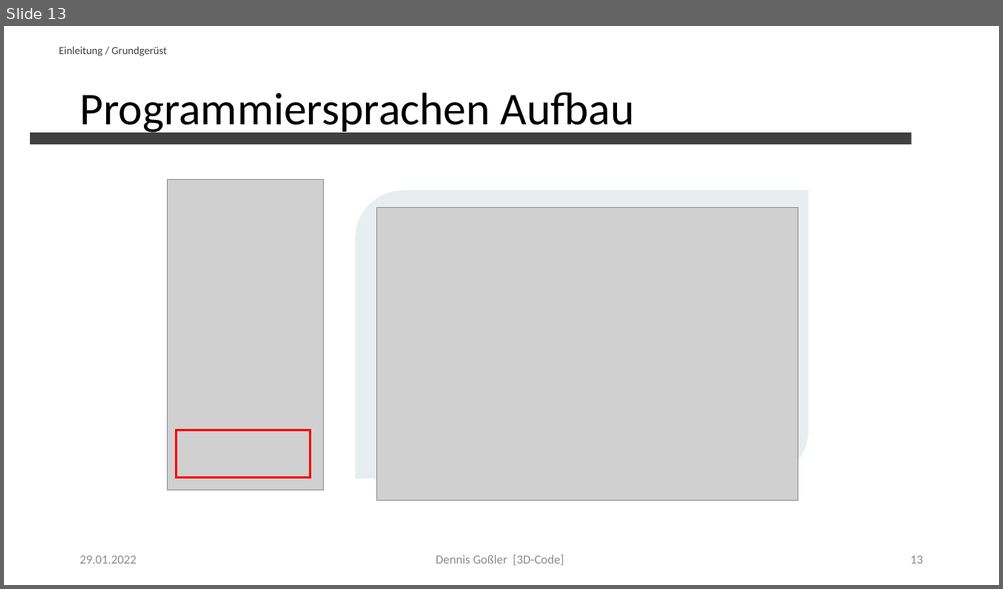
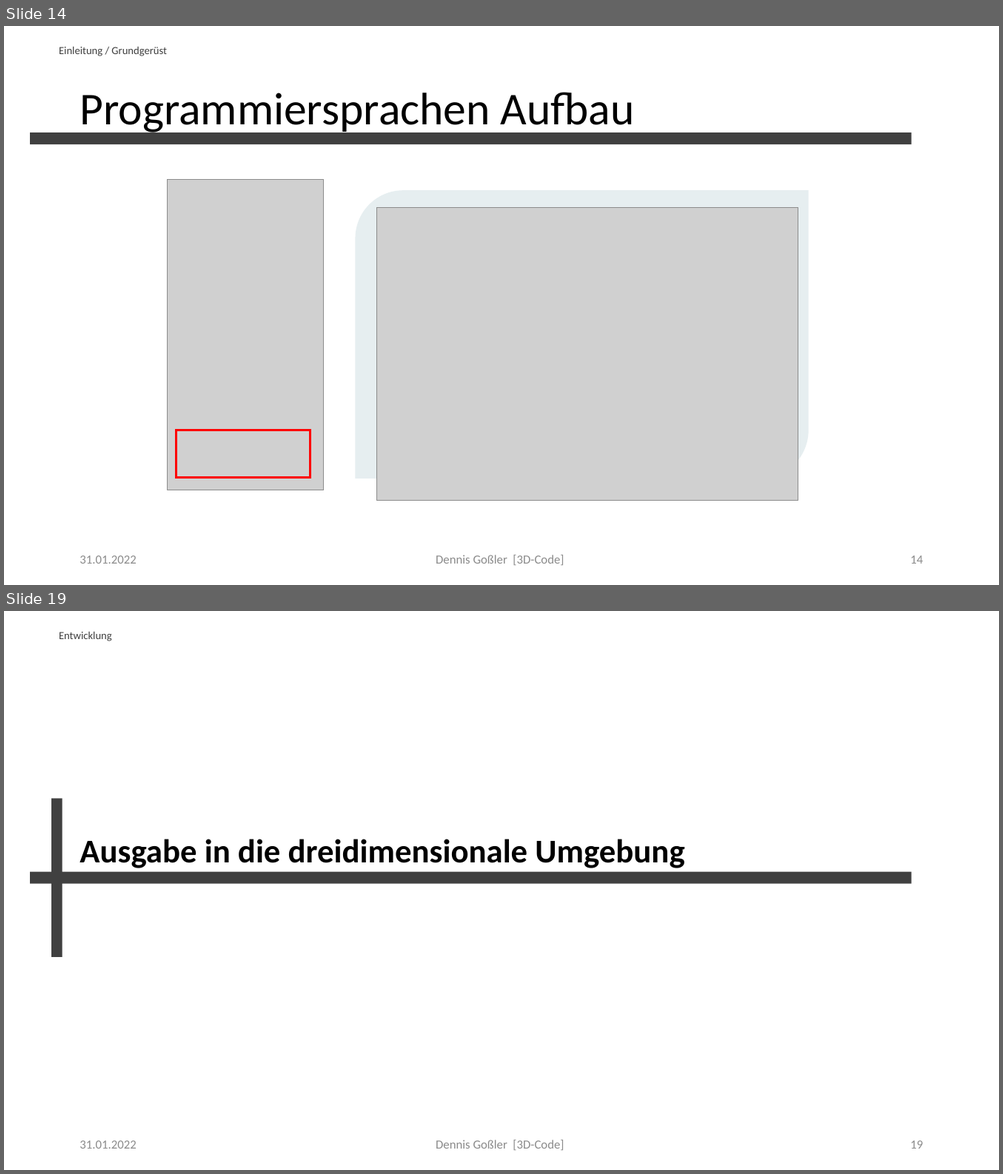
Before and after one commit to DennisGoss99/PraxProj_3DCode, a slide deck: Presentation/PraxisProj-3DCode.pptx. Shown one above the other, each under a label of ours: slide 13 before the commit, slides 14 and 19 after it; the slides between them are not shown. The pictures are 1003x589 and 1003x1174 pixels, drawn with LibreOffice and Linux fonts; fonts in the diff are those of the drawing; grey boxes stand for pictures. Boxes give left, top, right and bottom in pixels: in the first picture for what was removed or moved away, otherwise in the second. Text is boxed around its words. In the diff, an @@ line names an element or a change of style, - is before the commit and + after.

```diff
--- a/Presentation/PraxisProj-3DCode.pptx
+++ b/Presentation/PraxisProj-3DCode.pptx
@@ slide 19 added at [4,611,999,1170], background #FFFFFF @@
@@ text added at [59,632,112,641], 10.5 pt, text #404040 @@
+Entwicklung
@@ rectangle added at [52,798,62,957], fill #404040 @@
@@ title added at [79,839,684,869], 32 pt, text #000000, bold @@
+Ausgabe in die dreidimensionale Umgebung
@@ rectangle added at [30,871,911,884], fill #404040 @@
@@ text added at [79,1141,136,1149], 12 pt, text #8C8C8C @@
+31.01.2022
@@ text added at [435,1140,563,1150], 12 pt, text #8C8C8C @@
+Dennis Goßler [3D-Code]
@@ page number added at [910,1141,922,1149], 12 pt, text #8C8C8C @@
+19
@@ what was slide 13 is now slide 14 @@
@@ slide 14 changed as well @@
@@ text at [79,556,136,564]: text changed @@
-29.01.2022
+31.01.2022
@@ page number at [910,556,922,564]: text changed @@
-13
+14
```
Also in this commit, not shown: 12 other slides changed, 8 other slides added, 2 slides removed.
